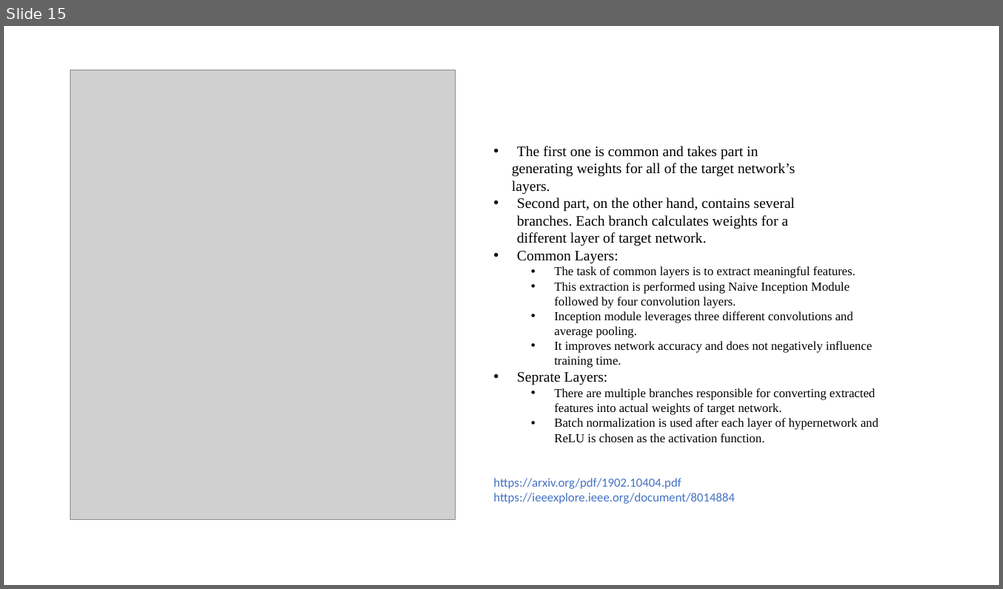
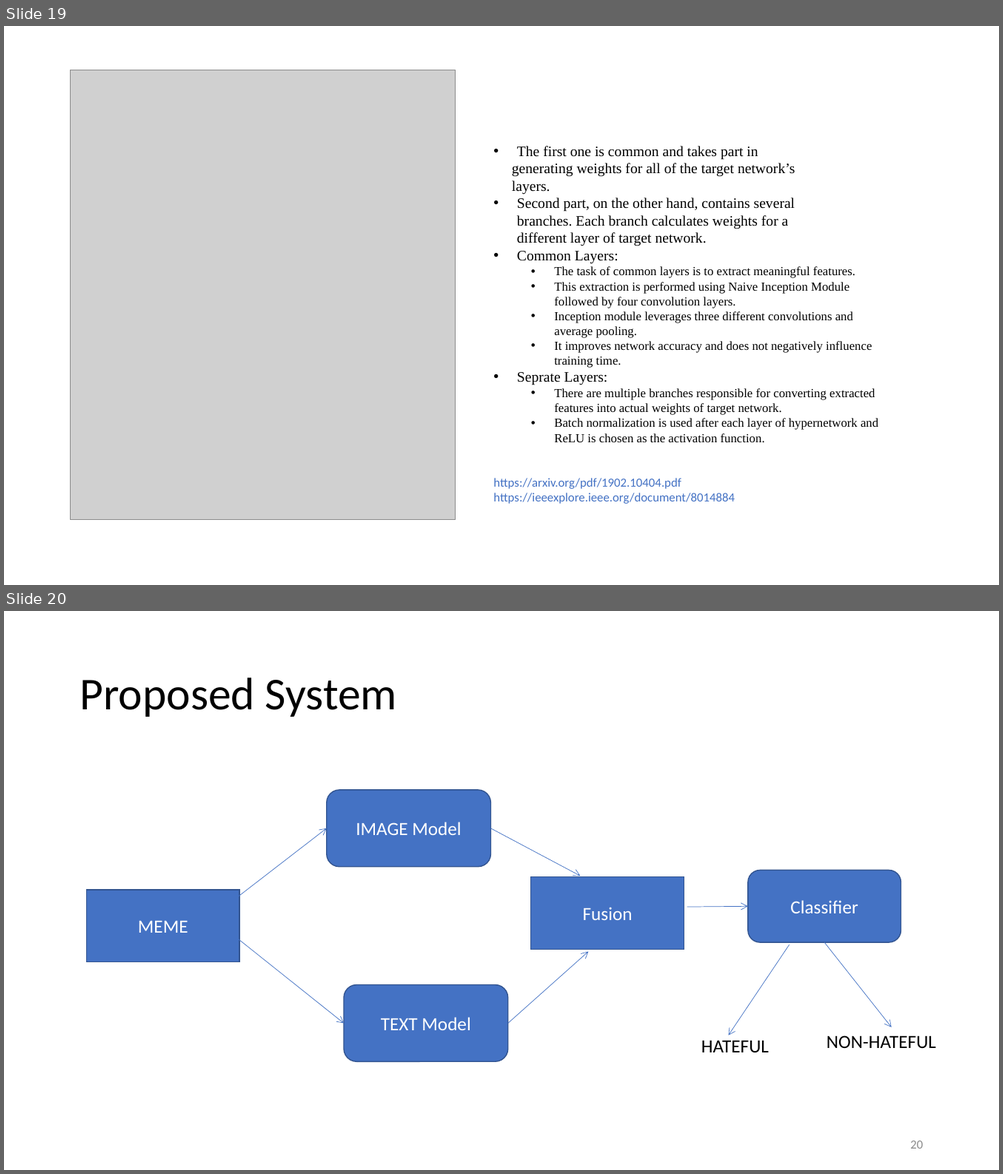
Before and after one commit to VarunBohara/Mini-Project-Documents, a slide deck: Review - 1.pptx. Shown one above the other, each under a label of ours: slide 15 before the commit, slides 19 and 20 after it. The pictures are 1003x589 and 1003x1174 pixels, drawn with LibreOffice and Linux fonts; fonts in the diff are those of the drawing; grey boxes stand for pictures. Boxes give left, top, right and bottom in pixels: in the first picture for what was removed or moved away, otherwise in the second. Text is boxed around its words. In the diff, an @@ line names an element or a change of style, - is before the commit and + after.

```diff
--- a/Review - 1.pptx
+++ b/Review - 1.pptx
@@ slide 20 added at (4, 611, 999, 1170), background #FFFFFF @@
@@ title added at (79, 678, 397, 717), 44 pt, text #000000 @@
+Proposed System
@@ rounded rectangle added at (327, 790, 490, 867), fill #4472C4, outline #325491 1 pt, 18 pt, text #FFFFFF @@
+IMAGE Model
@@ arrow added from (239, 897) to (327, 829), #4472C4 0.5 pt @@
@@ arrow added from (490, 829) to (580, 876), #4472C4 0.5 pt @@
@@ rounded rectangle added at (748, 871, 901, 943), fill #4472C4, outline #325491 1 pt, 18 pt, text #FFFFFF @@
+Classifier
@@ rectangle added at (87, 890, 240, 963), fill #4472C4, outline #325491 1 pt, 18 pt, text #FFFFFF @@
+MEME
@@ rectangle added at (531, 877, 684, 950), fill #4472C4, outline #325491 1 pt, 18 pt, text #FFFFFF @@
+Fusion
@@ arrow added from (687, 907) to (748, 906), #4472C4 0.5 pt @@
@@ arrow added from (239, 940) to (344, 1024), #4472C4 0.5 pt @@
@@ arrow added from (824, 943) to (891, 1028), #4472C4 0.5 pt @@
@@ arrow added from (508, 1024) to (588, 952), #4472C4 0.5 pt @@
@@ arrow added from (789, 945) to (728, 1036), #4472C4 0.5 pt @@
@@ rounded rectangle added at (344, 985, 508, 1062), fill #4472C4, outline #325491 1 pt, 18 pt, text #FFFFFF @@
+TEXT Model
@@ text added at (701, 1040, 768, 1054), 18 pt, text #000000 @@
+HATEFUL
@@ text added at (826, 1036, 936, 1049), 18 pt, text #000000 @@
+NON-HATEFUL
@@ page number added at (910, 1141, 922, 1149), 12 pt, text #8C8C8C @@
+20
@@ what was slide 15 is now slide 19 @@
```
Also in this commit, not shown: 3 slides changed, 6 other slides added.
